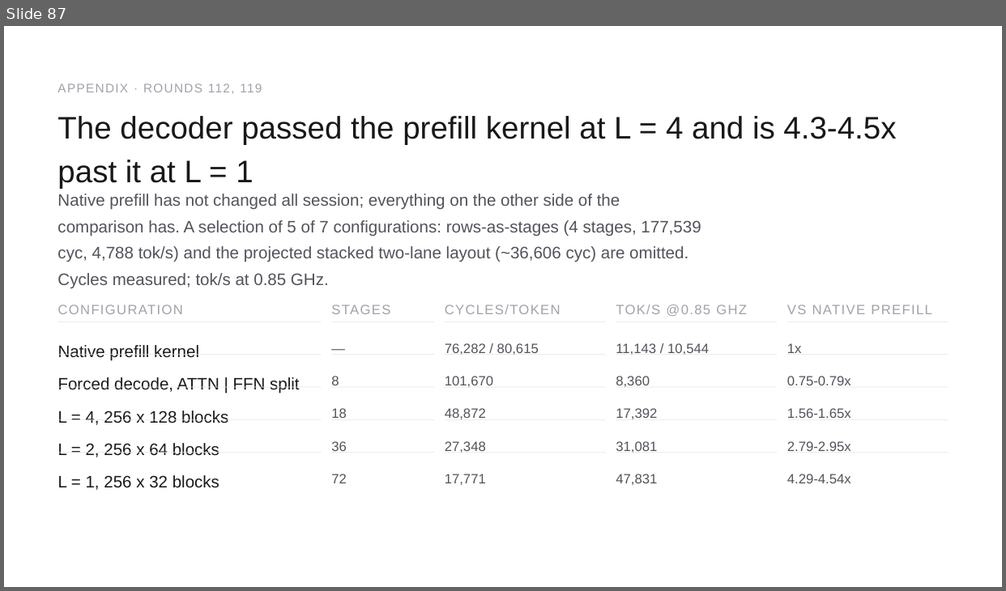
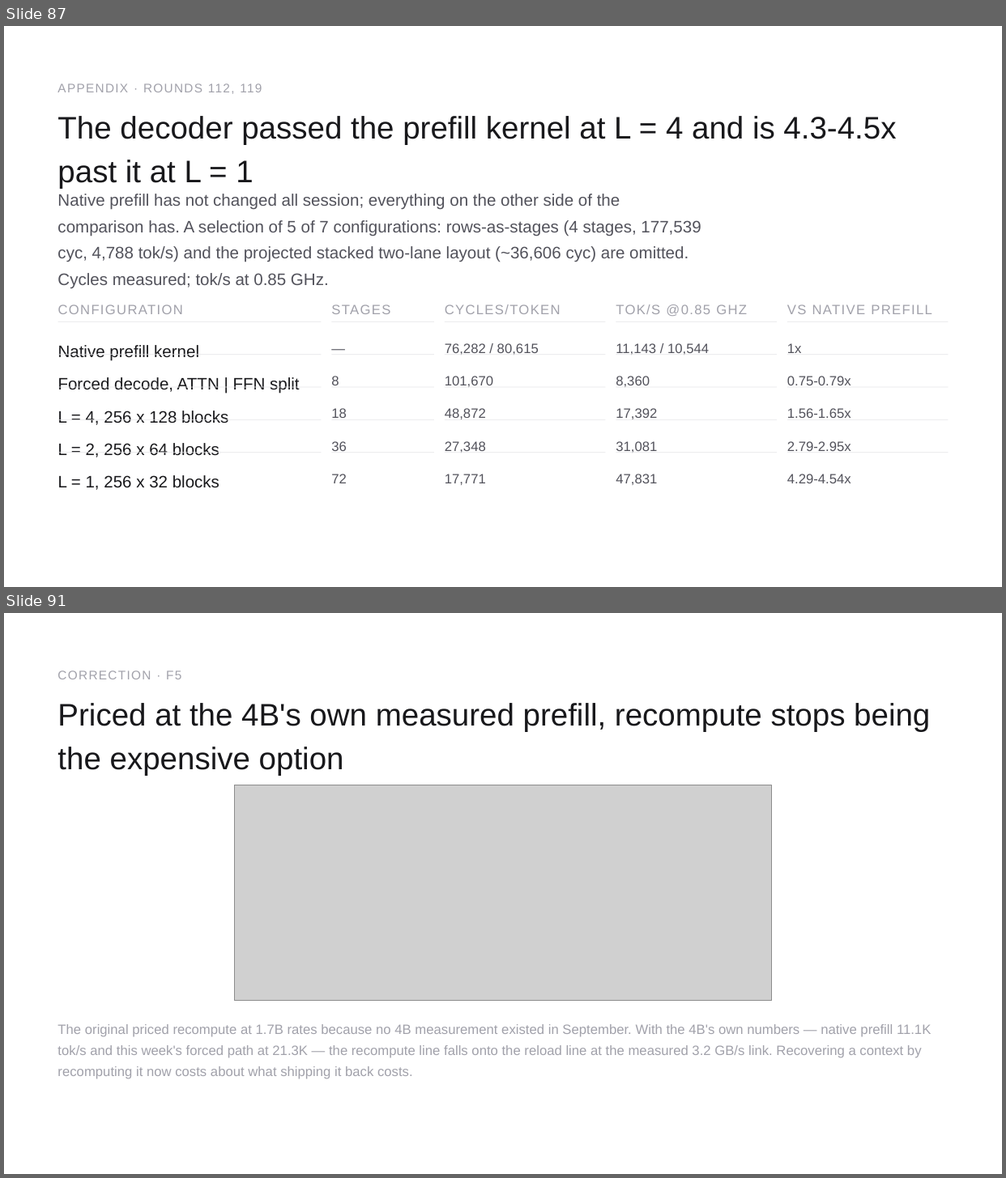
Before and after one commit to happyandslow/agent-memory, a slide deck: projects/WaferEngine-staging/meetings/2026-09-06.pptx. Shown one above the other, each under a label of ours: slide 87 before the commit, slides 87 and 91 after it; the slides between them are not shown. The pictures are 1006x591 and 1006x1178 pixels, drawn with LibreOffice and Linux fonts; fonts in the diff are those of the drawing; grey boxes stand for pictures. Boxes give left, top, right and bottom in pixels: in the first picture for what was removed or moved away, otherwise in the second. Text is boxed around its words. In the diff, an @@ line names an element or a change of style, - is before the commit and + after.

```diff
--- a/projects/WaferEngine-staging/meetings/2026-09-06.pptx
+++ b/projects/WaferEngine-staging/meetings/2026-09-06.pptx
@@ slide 91 added at box(4, 613, 1002, 1174), background #FFFFFF @@
@@ text added at box(57, 671, 181, 679), 18 pt, text #A1A1AA @@
+CORRECTION · F5
@@ text added at box(57, 703, 930, 776), 45 pt, text #18181B @@
+Priced at the 4B's own measured prefill, recompute stops being the expensive option
@@ picture added at box(235, 786, 772, 1000) @@
@@ text added at box(57, 1024, 931, 1080), 19.5 pt, text #A1A1AA @@
+The original priced recompute at 1.7B rates because no 4B measurement existed in September. With the 4B's own numbers — native prefill 11.1K tok/s and this week's forced path at 21.3K — the recompute line falls onto the reload line at the measured 3.2 GB/s link. Recovering a context by recomputing it now costs about what shipping it back costs.
```
Also in this commit, not shown: 3 other slides added, 16 other files.
